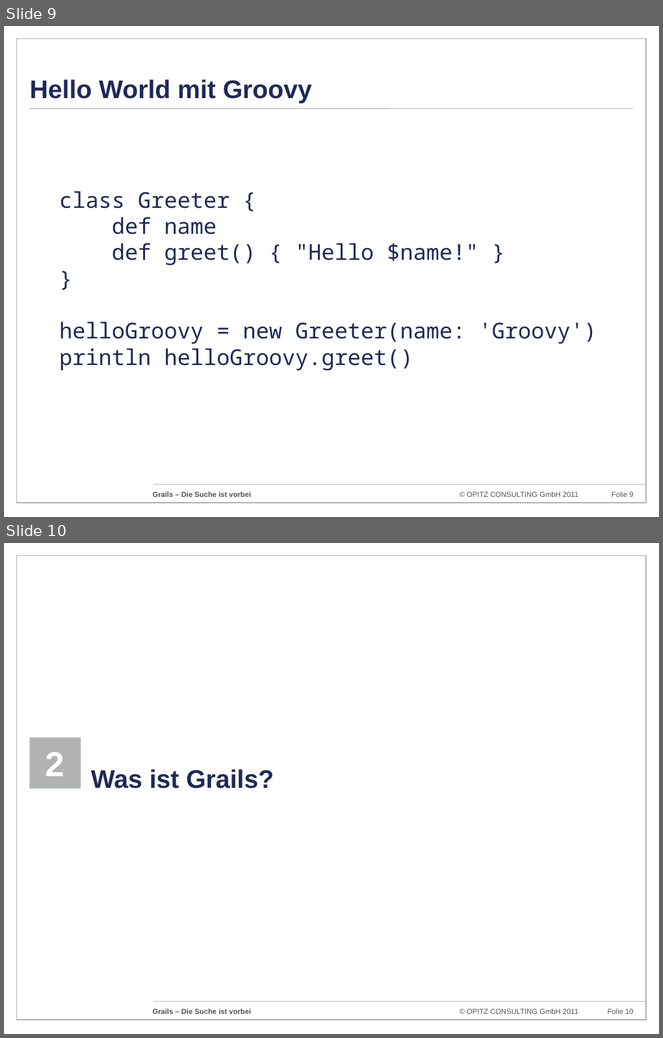
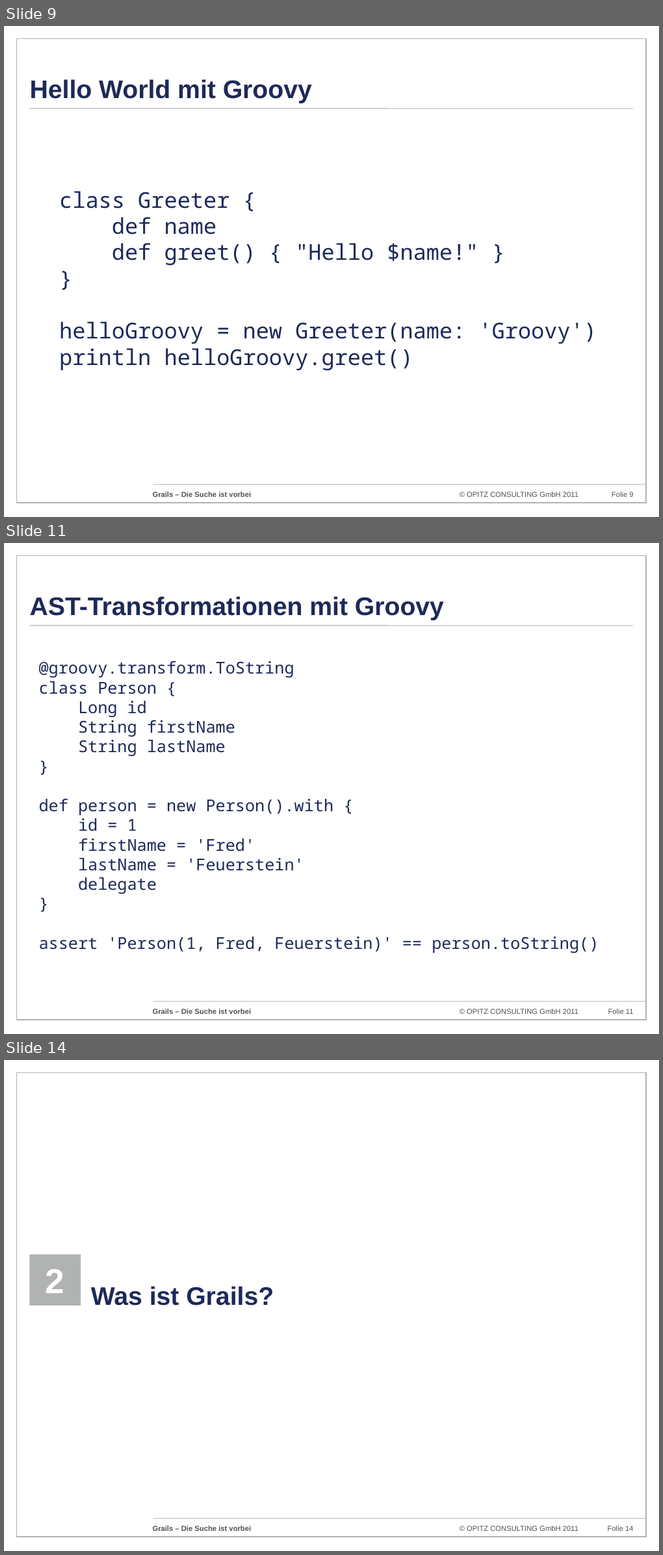
Before and after one commit to codescape/presentations, a slide deck: grails-die-suche-ist-vorbei/grails-doagkonferenz-2011.pptx. Shown one above the other, each under a label of ours: slides 9 and 10 before the commit, slides 9, 11 and 14 after it; the slides between them are not shown. The pictures are 663x1038 and 663x1555 pixels, drawn with LibreOffice and Linux fonts; fonts in the diff are those of the drawing; background and template pictures are left out. Boxes give left, top, right and bottom in pixels: in the first picture for what was removed or moved away, otherwise in the second. Text is boxed around its words. In the diff, an @@ line names an element or a change of style, - is before the commit and + after.

```diff
--- a/grails-die-suche-ist-vorbei/grails-doagkonferenz-2011.pptx
+++ b/grails-die-suche-ist-vorbei/grails-doagkonferenz-2011.pptx
@@ slide 11 added at (4, 543, 659, 1034), background #FFFFFF; not listed: 6 template elements that a slide beside it also shows @@
@@ title added at (30, 596, 444, 620), 28 pt, text #1E2959, bold @@
+AST-Transformationen mit Groovy
@@ text added at (39, 661, 599, 953), 18 pt, text #1E2959 @@
+@groovy.transform.ToString
+class Person {
+Long id
+String firstName
+String lastName
+}
+def person = new Person().with {
+id = 1
+firstName = 'Fred'
+lastName = 'Feuerstein'
+delegate
+}
+assert 'Person(1, Fred, Feuerstein)' == person.toString()
@@ what was slide 10 is now slide 14 @@
@@ page number at (608, 1526, 633, 1531): text changed @@
-Folie 10
+Folie 14
```
Also in this commit, not shown: 1 slide changed, 5 other slides added.
